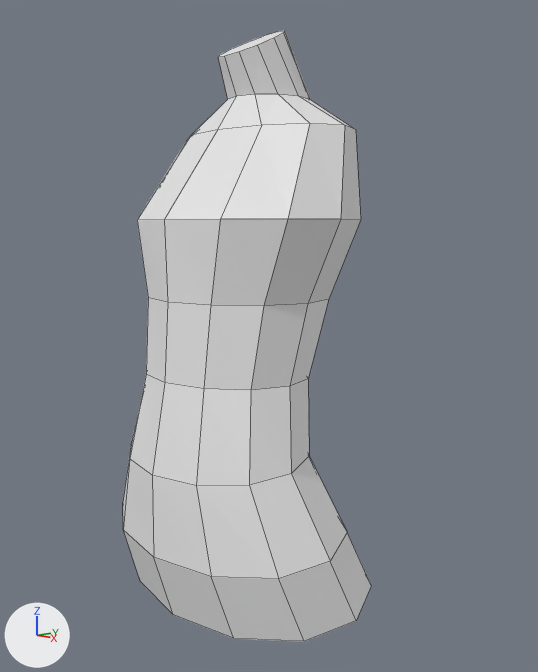
The Blender file catwoman.blend as it was, and as the next commit left it.
Rendered twice from a camera (50 mm lens) standing at (1.719, -1.487, 3.753) and looking at (0.069, 0.066, 3.419). Arrows for +X, +Y and +Z are at lower left; the lights stay in place. Mesh edges are drawn as thin lines.
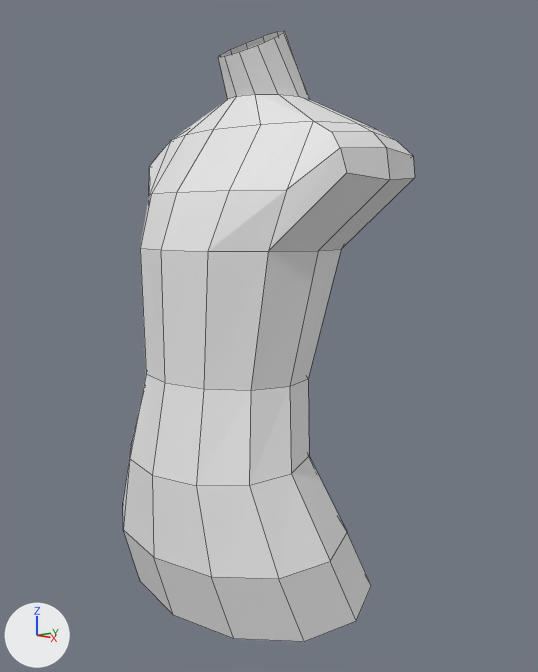
Boxes [x1, y1, x2, y2] around the edits, measured in the pictures (538 x 672 px):
```json
{"object": "Cylinder.001", "change": "reshaped, modifiers changed", "before": [123, 30, 371, 642], "after": [123, 30, 415, 642], "on screen": "18% wider"}
{"part": 1, "of": "me_cylinder_001", "change": "cut back", "before": [137, 30, 371, 642], "after": [140, 94, 415, 390]}
```

Edits to the scene script, one JSON object a line:
```json
{"block": "me_cylinder_001", "where": "# used by ob_cylinder_001; location = (0.0, 0.0, 2.926)"}
{"op": "remove", "block": "me_cylinder_001", "code": "me_cylinder_001.from_pydata(...)  # 108 vertices, 98 faces; spans x -0.47..0.47, y -0.33..0.32, z -0.32..1.41"}
{"op": "add", "block": "me_cylinder_001", "code": "me_cylinder_001.from_pydata(...)  # 71 vertices, 56 faces; spans x -0.47..0.0, y -0.33..0.33, z -0.32..1.41"}
{"block": "me_cylinder_001", "change": "me_cylinder_001 part 1"}
{"block": "me_cylinder_001", "change": "56 vertices are removed from x -0.39..0.47, y -0.29..0.32, z -0.32..1.4"}
{"block": "me_cylinder_001", "change": "73 faces are deleted"}
{"block": "me_cylinder_001", "change": "9 vertices move from x -0.34..-0.15, y -0.23..0.29, z 0.61..1.1 to x -0.37..-0.16, y -0.24..0.29, z 0.76..1.1"}
{"block": "me_cylinder_001", "change": "19 vertices are added at x -0.47..0.0, y -0.28..0.33, z 0.76..1.1"}
{"block": "me_cylinder_001", "change": "31 new faces join them"}
{"op": "add", "block": "ob_cylinder_001", "code": "_m = ob_cylinder_001.modifiers.new('Mirror', 'MIRROR')"}
{"op": "add", "block": "ob_cylinder_001", "code": "_m.use_clip = True"}
```
